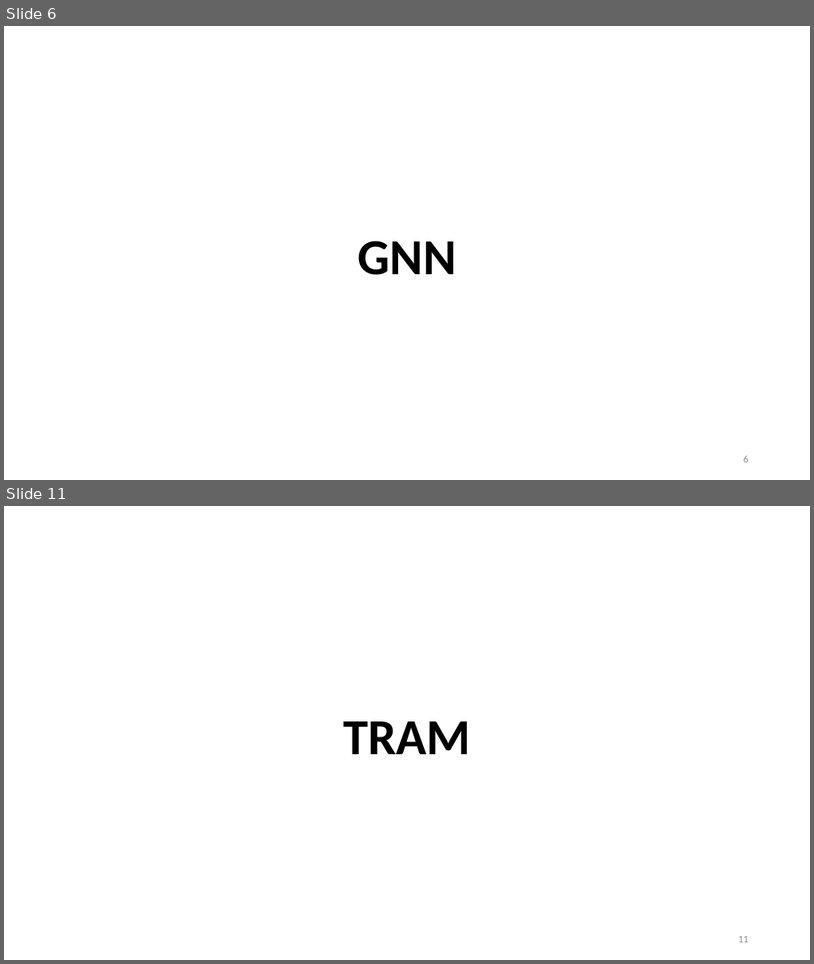
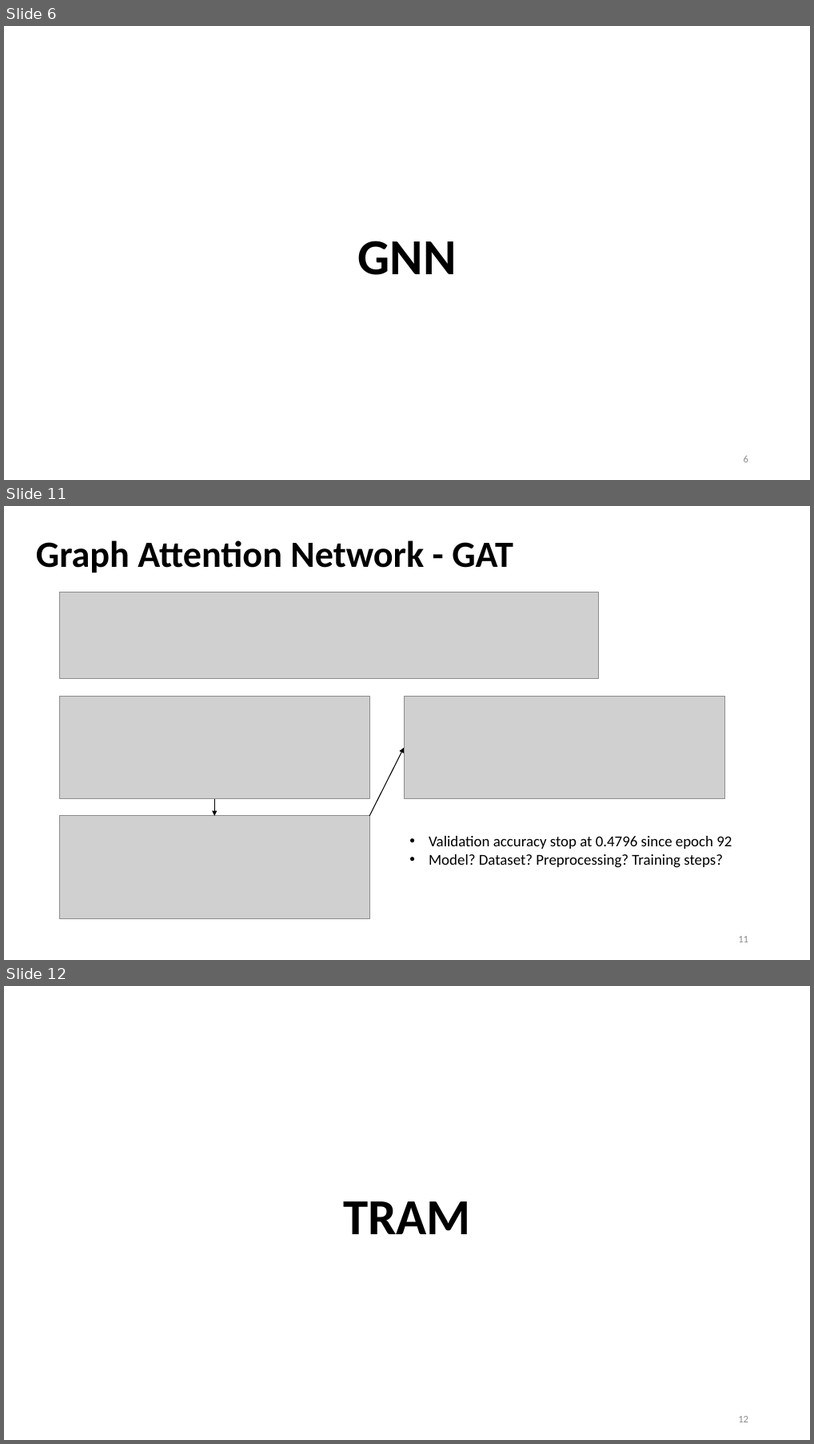
Before and after one commit to Bai1026/Intern-IIS, a slide deck: Meeting/Presentation_0809.pptx. Shown one above the other, each under a label of ours: slides 6 and 11 before the commit, slides 6, 11 and 12 after it; the slides between them are not shown. The pictures are 814x964 and 814x1444 pixels, drawn with LibreOffice and Linux fonts; fonts in the diff are those of the drawing; grey boxes stand for pictures. Boxes give left, top, right and bottom in pixels: in the first picture for what was removed or moved away, otherwise in the second. Text is boxed around its words. In the diff, an @@ line names an element or a change of style, - is before the commit and + after.

```diff
--- a/Meeting/Presentation_0809.pptx
+++ b/Meeting/Presentation_0809.pptx
@@ slide 11 added at bbox=[4, 506, 810, 960], background #FFFFFF @@
@@ title added at bbox=[36, 540, 514, 573], 44 pt, text #000000, bold @@
+Graph Attention Network - GAT
@@ picture added at bbox=[60, 592, 599, 679] @@
@@ picture added at bbox=[60, 696, 370, 799] @@
@@ picture added at bbox=[404, 696, 725, 799] @@
@@ arrow added from (370, 816) to (404, 748), #000000 1 pt @@
@@ picture added at bbox=[60, 816, 370, 919] @@
@@ arrow added from (214, 799) to (214, 816), #000000 1 pt @@
@@ text added at bbox=[429, 836, 732, 868], 18 pt, text #000000 @@
+• Validation accuracy stop at 0.4796 since epoch 92
+• Model? Dataset? Preprocessing? Training steps?
@@ page number added at bbox=[738, 936, 749, 942], 12 pt, text #8C8C8C @@
+11
@@ what was slide 11 is now slide 12 @@
```
Also in this commit, not shown: 3 slides changed, 4 other slides added, 4 slides removed, 31 other files.
